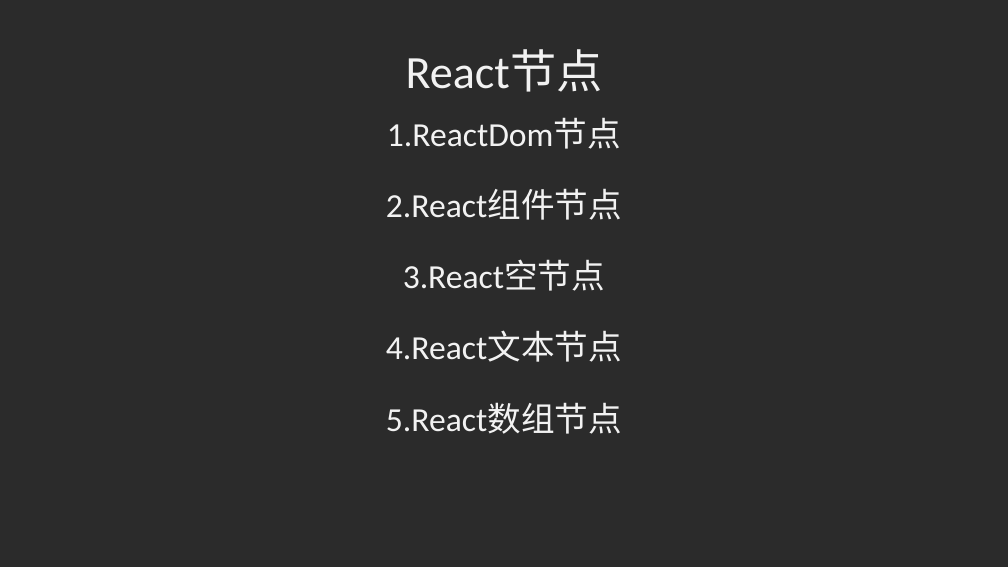
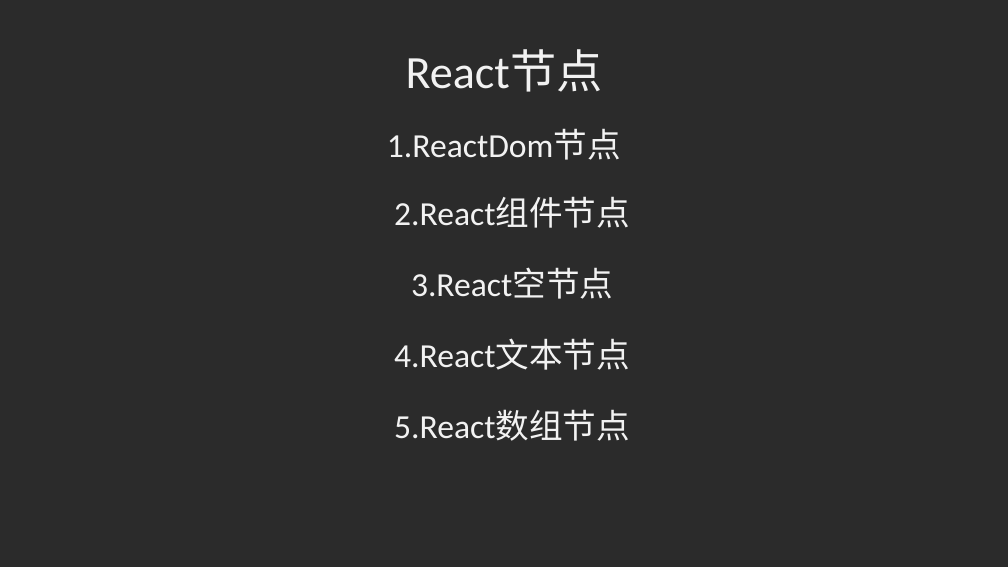
Before and after one commit to LKazusa/Learn, a slide deck: slide 5 of render.pptx. Drawn at 1008x567 pixels with LibreOffice and Linux fonts; fonts in the diff are those of the drawing; background and template pictures are left out; a plain dark background stands for a picture behind light text. Boxes give left, top, right and bottom in pixels: in the first picture for what was removed or moved away, otherwise in the second. Text is boxed around its words. In the diff, an @@ line names an element or a change of style, - is before the commit and + after.

Commit message:
update

```diff
--- a/render.pptx
+++ b/render.pptx
@@ text "1.ReactDom节点": place and size @@
-text "1.ReactDom节点" at bbox=[387, 119, 621, 149]
+text "1.ReactDom节点" at bbox=[387, 130, 621, 160]
@@ 3 texts: place and size @@
-3 texts at bbox=[386, 190, 622, 362]
+3 texts at bbox=[394, 198, 630, 370]
@@ text "5.React数组节点": place and size @@
-text "5.React数组节点" at bbox=[386, 403, 622, 434]
+text "5.React数组节点" at bbox=[394, 410, 630, 441]
```
